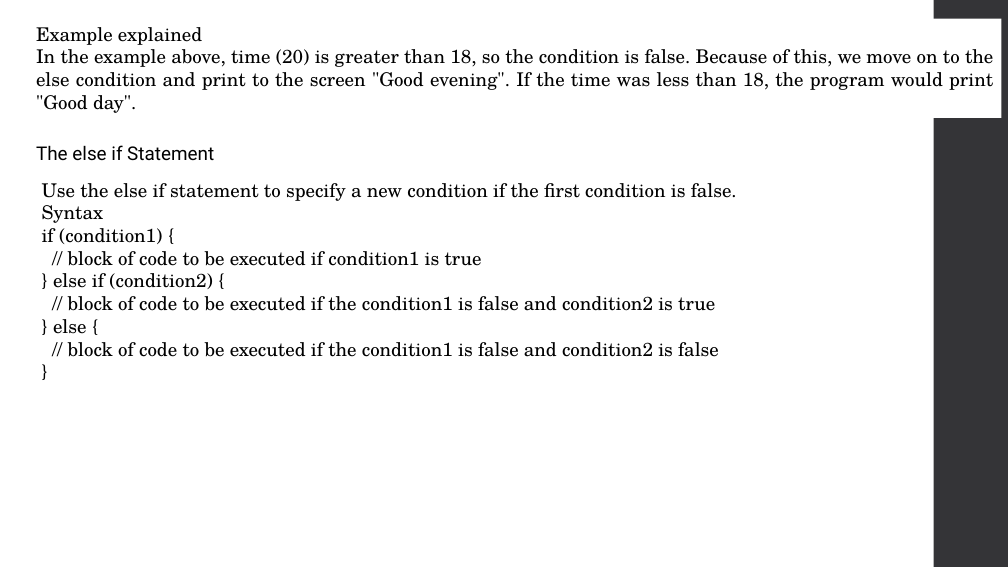
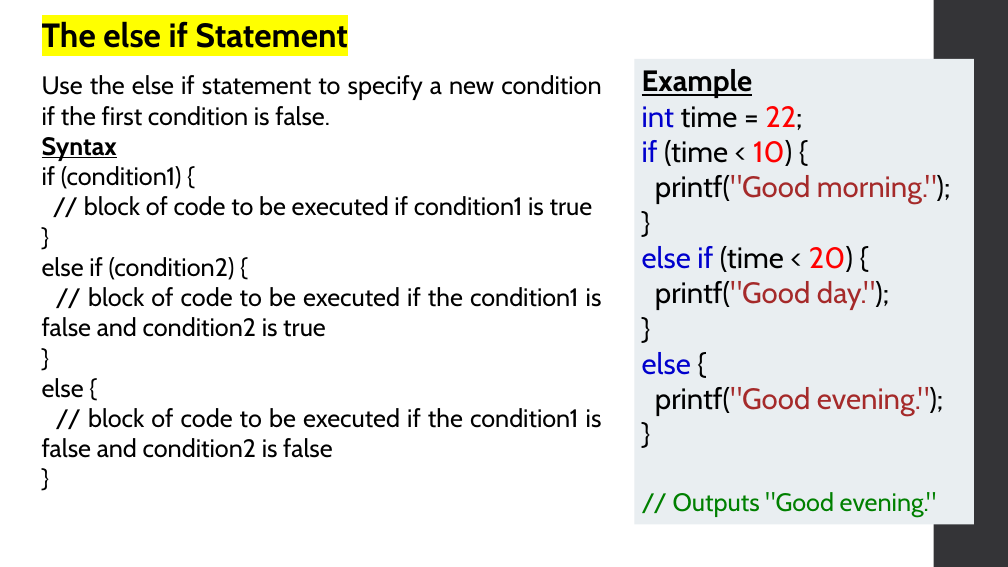
Before and after one commit to Raajokiaa-Ritu/03_Course___Structural-Programming-Language-C, a slide deck: slide 14 of 6. C Control Statements Decision-Making.pptx (slide 12 before the commit). Drawn at 1008x567 pixels with LibreOffice and Linux fonts; fonts in the diff are those of the drawing. Boxes give left, top, right and bottom in pixels: in the first picture for what was removed or moved away, otherwise in the second. Text is boxed around its words. In the diff, an @@ line names an element or a change of style, - is before the commit and + after.

```diff
--- a/6. C Control Statements Decision-Making.pptx
+++ b/6. C Control Statements Decision-Making.pptx
@@ text "The else if Statement" moved from (x1=36, y1=145, x2=214, y2=161) to (x1=42, y1=21, x2=348, y2=48) @@
@@ text "The else if Statement" at (x1=42, y1=21, x2=348, y2=48): size 18 to 32 pt, font Roboto to Cabin, highlight #FFFFFF to #FFFF00, bold on @@
@@ text removed at (x1=36, y1=27, x2=993, y2=113) @@
-Example explained
-In the example above, time (20) is greater than 18, so the condition is false. Because of this, we move on to the else condition and print to the screen "Good evening". If the time was less than 18, the program would print "Good day".
@@ rectangle added at (x1=634, y1=59, x2=974, y2=525), fill #E9EEF1, 28 pt, text #000000 @@
+Example
+int time = 22;
+if (time < 10) {
+printf("Good morning.");
+}
+else if (time < 20) {
+printf("Good day.");
+}
+else {
+printf("Good evening.");
+}
+// Outputs "Good evening."
@@ text "Use the else if statement ..." moved from (x1=42, y1=183, x2=737, y2=357) to (x1=42, y1=75, x2=602, y2=458) @@
@@ text at (x1=42, y1=75, x2=602, y2=458): size 18 to 24 pt, font TeX Gyre Schola to Cabin; bold on, underline on in "Syntax"; alignment left to justified @@
@@ text at (x1=42, y1=257, x2=235, y2=280): text changed; size 18 to 24 pt; font TeX Gyre Schola to Cabin @@
-} else if (condition2) {
+}
+else if (condition2) {
@@ text at (x1=42, y1=378, x2=84, y2=398): text changed; size 18 to 24 pt; font TeX Gyre Schola to Cabin @@
-} else {
+}
+else {
```
Also in this commit, not shown: 22 other slides changed, 35 slides added, 16 slides removed.
